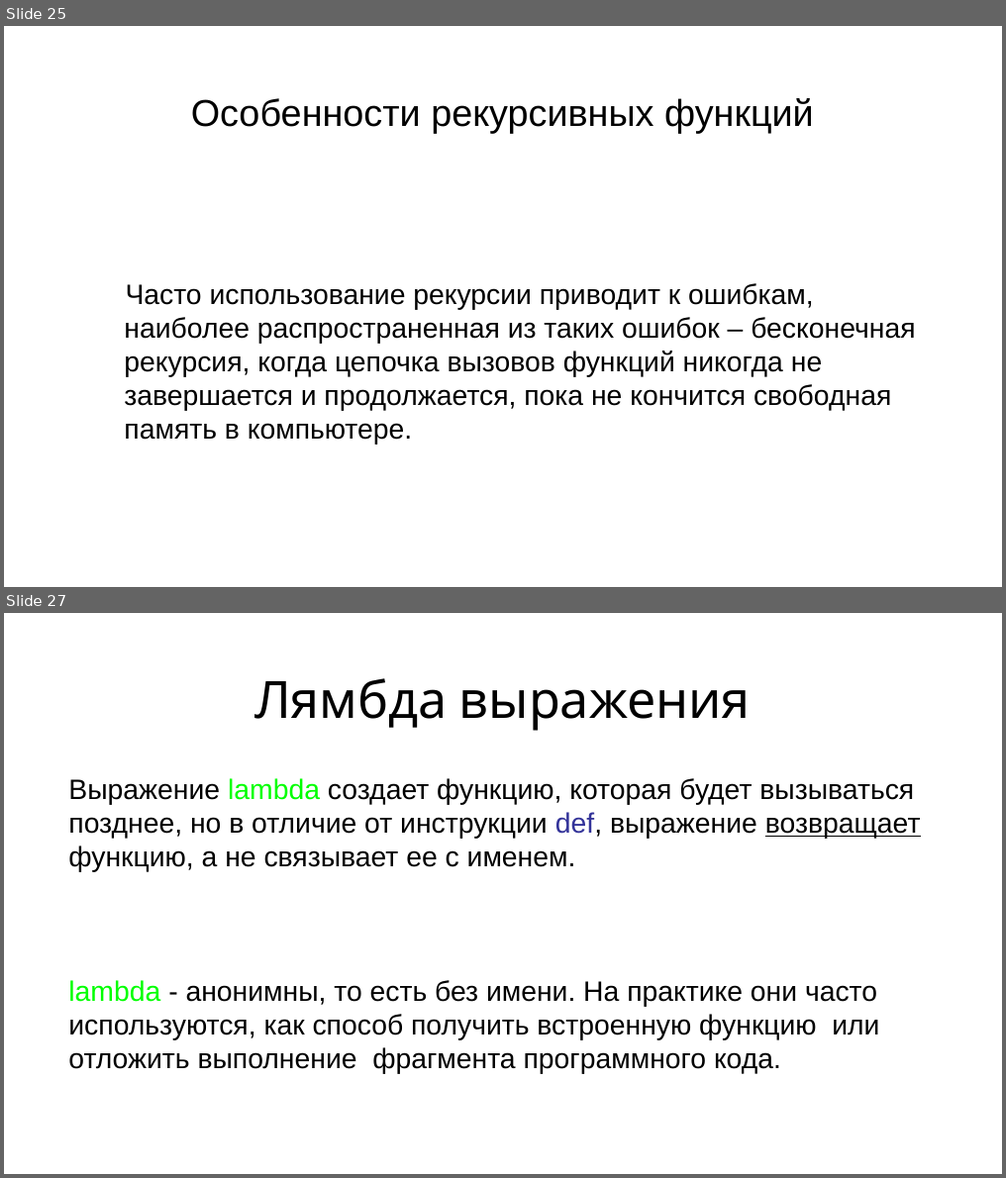
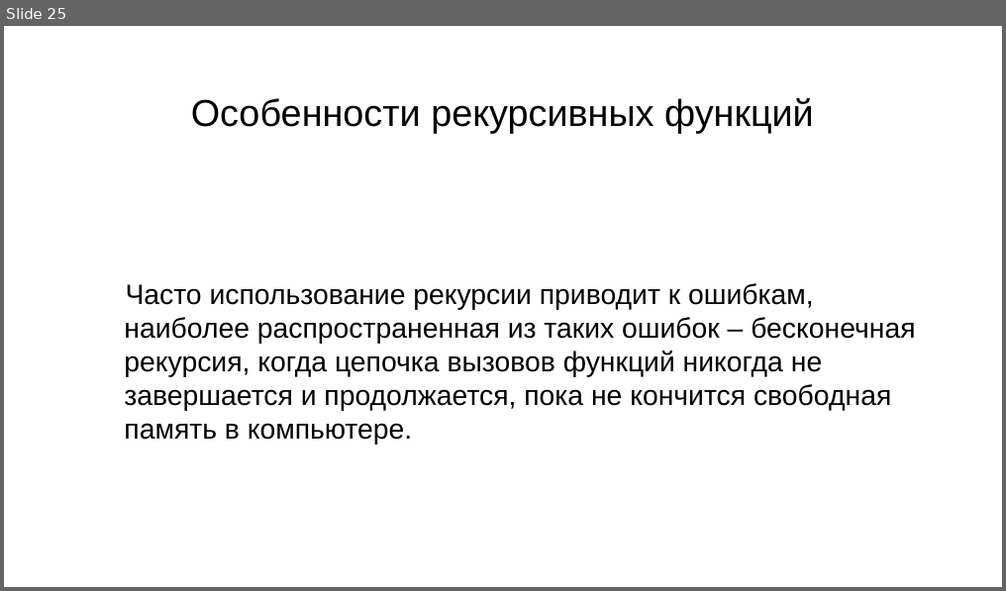
Before and after one commit to maxchv/LearnPython, a slide deck: week04/08.Functions.pptx. Shown one above the other, each under a label of ours: slides 25 and 27 before the commit, slide 25 after it; the slides between them are not shown. The pictures are 1006x1178 and 1006x591 pixels, drawn with LibreOffice and Linux fonts; fonts in the diff are those of the drawing. Boxes give left, top, right and bottom in pixels: in the first picture for what was removed or moved away, otherwise in the second. Text is boxed around its words. In the diff, an @@ line names an element or a change of style, - is before the commit and + after.

```diff
--- a/week04/08.Functions.pptx
+++ b/week04/08.Functions.pptx
@@ slide 27 removed at (4,613,1002,1174), background #FFFFFF @@
@@ title removed at (254,678,750,731) @@
-Лямбда выражения
@@ text removed at (68,778,921,1074) @@
-Выражение lambda создает функцию, которая будет вызываться позднее, но в отличие от инструкции def, выражение возвращает функцию, а не связывает ее с именем.
-lambda - анонимны, то есть без имени. На практике они часто используются, как способ получить встроенную функцию или отложить выполнение фрагмента программного кода.
@@ text removed at (317,803,395,833) @@
-hello():
```
Also in this commit, not shown: 6 other slides removed, 5 other files.
